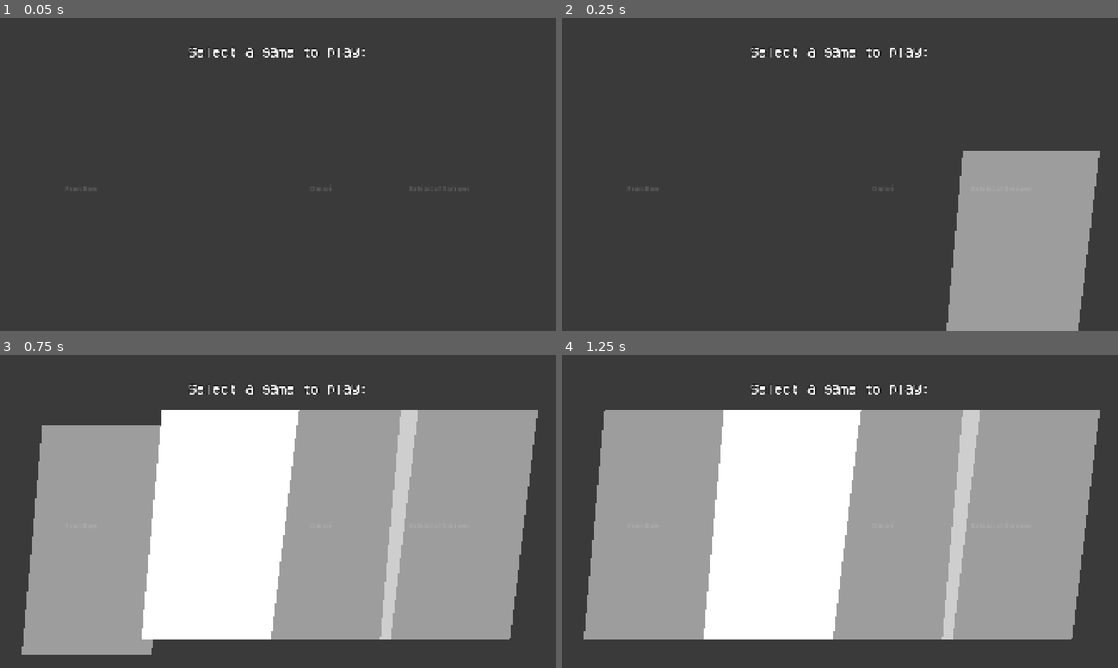
Above: before the commit, frames 1-4 (two rows, left to right).
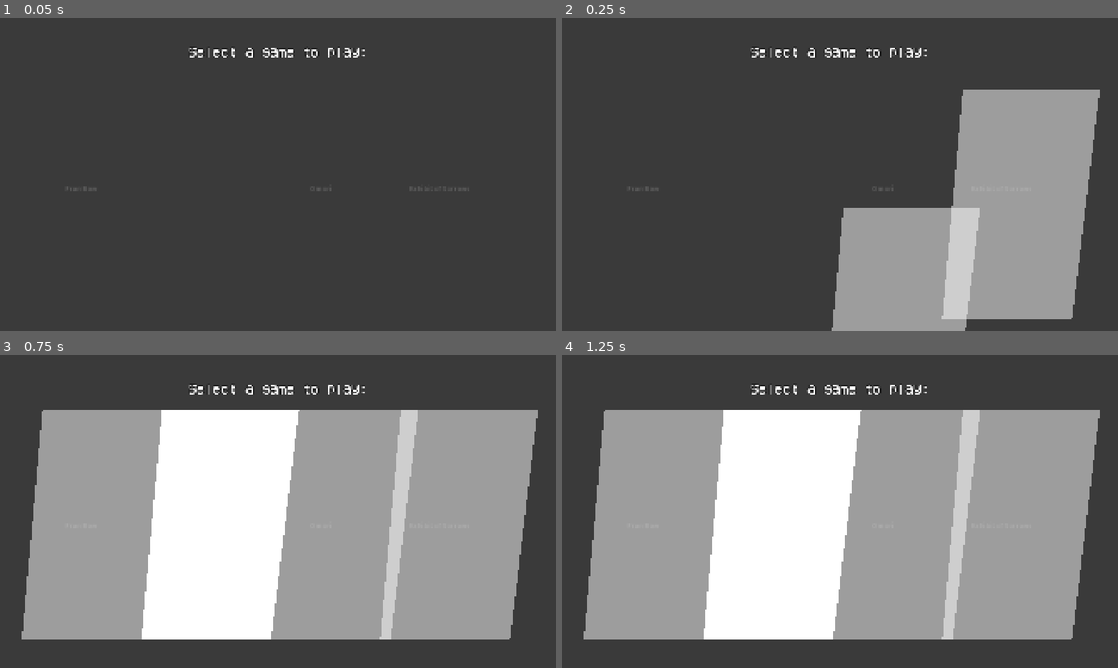
Above: after the commit, the same moments.

Repository: ThePeakersTM/FunkocopiaGodot
Game: Godot game, scene res://resources/game_selection.tscn
Two runs of this game, one before a commit and one after it. Both use one fixed random seed, a clock stepped at 60 frames per second and the inputs below. Sound files missing from this copy of the repository are replaced by a short silence.
Inputs (mouse positions are in pixels of both pictures, inside the frame that each line leads up to):
- Up to frame 1 (0.05 s): no input
- Up to frame 2 (0.25 s): no input
- Up to frame 3 (0.75 s): tap Enter at 0.5 s; move the mouse to (400, 495) at 0.52 s; press the mouse at (400, 495) at 0.53 s; hold D from 0.53 s (still down)
- Up to frame 4 (1.25 s): keep holding D

Frame 1 is identical in both runs. In frame 2, 16% of the frame differs, in the area x 48-97%, y 22-100%; in frame 3, 2.4%; in frame 4, nothing differs.

Commit message:
Made the file explorer work

Diff:
--- /dev/null
+++ b/assets/funkocopia/rooms/overlay/compooter/elements/Clockey.png.tres
@@ -0,0 +1,7 @@
+[gd_resource type="AtlasTexture" format=3 uid="uid://dp33fpwlbrvot"]
+
+[ext_resource type="Texture2D" uid="uid://dtosaugvlibl1" path="res://assets/funkocopia/rooms/overlay/compooter/compooter.png" id="1_r4h6e"]
+
+[resource]
+atlas = ExtResource("1_r4h6e")
+region = Rect2(0, 503, 48, 35)
--- /dev/null
+++ b/assets/funkocopia/rooms/overlay/compooter/elements/Doors.exe.tres
@@ -0,0 +1,7 @@
+[gd_resource type="AtlasTexture" format=3 uid="uid://ddcsq15827f3"]
+
+[ext_resource type="Texture2D" uid="uid://dtosaugvlibl1" path="res://assets/funkocopia/rooms/overlay/compooter/compooter.png" id="1_23y01"]
+
+[resource]
+atlas = ExtResource("1_23y01")
+region = Rect2(280, 237, 42, 40)
--- /dev/null
+++ b/assets/funkocopia/rooms/overlay/compooter/elements/FUCK.png.tres
@@ -0,0 +1,7 @@
+[gd_resource type="AtlasTexture" format=3 uid="uid://d24prvqtv54if"]
+
+[ext_resource type="Texture2D" uid="uid://dtosaugvlibl1" path="res://assets/funkocopia/rooms/overlay/compooter/compooter.png" id="1_ws5rq"]
+
+[resource]
+atlas = ExtResource("1_ws5rq")
+region = Rect2(49, 503, 36, 35)
--- /dev/null
+++ b/assets/funkocopia/rooms/overlay/compooter/elements/RICHARD.exe.tres
@@ -0,0 +1,7 @@
+[gd_resource type="AtlasTexture" format=3 uid="uid://cgptvhwkv64ey"]
+
+[ext_resource type="Texture2D" uid="uid://dtosaugvlibl1" path="res://assets/funkocopia/rooms/overlay/compooter/compooter.png" id="1_cv1kn"]
+
+[resource]
+atlas = ExtResource("1_cv1kn")
+region = Rect2(207, 275, 51, 40)
--- /dev/null
+++ b/assets/funkocopia/rooms/overlay/compooter/elements/TIMES_OUT.png.tres
@@ -0,0 +1,7 @@
+[gd_resource type="AtlasTexture" format=3 uid="uid://b7ibrii7rpt6o"]
+
+[ext_resource type="Texture2D" uid="uid://dtosaugvlibl1" path="res://assets/funkocopia/rooms/overlay/compooter/compooter.png" id="1_pxwo2"]
+
+[resource]
+atlas = ExtResource("1_pxwo2")
+region = Rect2(0, 467, 62, 35)
--- /dev/null
+++ b/assets/funkocopia/rooms/overlay/compooter/elements/cover.png.tres
@@ -0,0 +1,7 @@
+[gd_resource type="AtlasTexture" format=3 uid="uid://c51jglqwboum3"]
+
+[ext_resource type="Texture2D" uid="uid://dtosaugvlibl1" path="res://assets/funkocopia/rooms/overlay/compooter/compooter.png" id="1_ifpbv"]
+
+[resource]
+atlas = ExtResource("1_ifpbv")
+region = Rect2(88, 467, 40, 35)
--- /dev/null
+++ b/assets/funkocopia/rooms/overlay/compooter/elements/dont.png.tres
@@ -0,0 +1,7 @@
+[gd_resource type="AtlasTexture" format=3 uid="uid://d18g0o0qc0msv"]
+
+[ext_resource type="Texture2D" uid="uid://dtosaugvlibl1" path="res://assets/funkocopia/rooms/overlay/compooter/compooter.png" id="1_s2n4d"]
+
+[resource]
+atlas = ExtResource("1_s2n4d")
+region = Rect2(86, 503, 35, 35)
--- /dev/null
+++ b/assets/funkocopia/rooms/overlay/compooter/elements/gf.png.tres
@@ -0,0 +1,7 @@
+[gd_resource type="AtlasTexture" format=3 uid="uid://cpnxehs5sp1xy"]
+
+[ext_resource type="Texture2D" uid="uid://dtosaugvlibl1" path="res://assets/funkocopia/rooms/overlay/compooter/compooter.png" id="1_x7ur7"]
+
+[resource]
+atlas = ExtResource("1_x7ur7")
+region = Rect2(63, 467, 24, 35)
--- /dev/null
+++ b/assets/funkocopia/rooms/overlay/compooter/elements/icon.png.tres
@@ -0,0 +1,7 @@
+[gd_resource type="AtlasTexture" format=3 uid="uid://16fyegwknb3i"]
+
+[ext_resource type="Texture2D" uid="uid://dtosaugvlibl1" path="res://assets/funkocopia/rooms/overlay/compooter/compooter.png" id="1_jjx24"]
+
+[resource]
+atlas = ExtResource("1_jjx24")
+region = Rect2(54, 540, 33, 35)
--- /dev/null
+++ b/assets/funkocopia/rooms/overlay/compooter/elements/scrapped.png.tres
@@ -0,0 +1,7 @@
+[gd_resource type="AtlasTexture" format=3 uid="uid://c6bgky4lbi35j"]
+
+[ext_resource type="Texture2D" uid="uid://dtosaugvlibl1" path="res://assets/funkocopia/rooms/overlay/compooter/compooter.png" id="1_v443d"]
+
+[resource]
+atlas = ExtResource("1_v443d")
+region = Rect2(0, 540, 53, 35)
--- a/resources/funkocopia/scenes/game/overlays/computer_overlay.gd
+++ b/resources/funkocopia/scenes/game/overlays/computer_overlay.gd
@@ -4,14 +4,17 @@
 
 var folder_contents: Dictionary[String, Array] = {
 	"asfahik": [
-		"Doors.exe",
-		"RICHARD.exe"
+		#"Doors.exe",
+		#"RICHARD.exe"
 	],
-	"Gallery": Array(DirAccess.get_files_at(
+	"Gallery": (
+		func(a: Array):
+			a.sort_custom(func(x, y): return x.nocasecmp_to(y) < 0)
+			return a).call(Array(DirAccess.get_files_at(
 		_gallery_path
 	)).filter(func(file): return (
 		not file.ends_with(".import")
-	) and load(_gallery_path + "/" + file) is Texture2D)
+	) and load(_gallery_path + "/" + file) is Texture2D))
 }
 
 @onready var on_off_button := $OnOffButton
@@ -34,6 +37,11 @@
 @onready var file_explorer_scroll_bar_center := $ScreenElements/DesktopScreen/FileExplorer/ScrollBar/TextureRect
 @onready var file_explorer_disabled_scroller := $ScreenElements/DesktopScreen/FileExplorer/DisabledScroller
 @onready var file_explorer_exit := $ScreenElements/DesktopScreen/FileExplorer/CloseButton
+@onready var file_explorer_inside_area := $ScreenElements/DesktopScreen/FileExplorer/InsideArea
+@onready var file_explorer_items_area := $ScreenElements/DesktopScreen/FileExplorer/InsideArea/ScrollingArea
+
+var touching_file_explorer_scroll_bar_up_button := false
+var touching_file_explorer_scroll_bar_down_button := false
 
 var did_play_button_sound := false
 
@@ -80,14 +88,55 @@
 	file_explorer.visible   = false
 	accounts.play("invis")
 
-func _load_element_texture(app_name: String) -> AtlasTexture:
-	return load("res://assets/funkocopia/rooms/overlay/compooter/elements/" + app_name + ".tres")
+func _load_element_texture(app_name: String) -> Texture2D:
+	var full_path = "res://assets/funkocopia/rooms/overlay/compooter/elements/" + app_name + ".tres"
+	if not FileAccess.file_exists(full_path):
+		push_warning("Failed to load texture with filename of \"%s\"." % full_path)
+		return load("res://assets/funkocopia/rooms/overlay/compooter/compooter.png")
+	return load(full_path)
 
 func _open_file_explorer(folder: String) -> void:
+	for i in file_explorer_items_area.get_children():
+		i.queue_free()
+
 	file_explorer.visible = true
-	var _inside_folder: Array = folder_contents[folder]
-	file_explorer_disabled_scroller.visible = true
-	file_explorer_scroll_bar.visible = false
+	var inside_folder: Array = folder_contents[folder]
+	var row := 1.0
+	var col := 0.0
+	for item: String in inside_folder:
+		var item_texture = _load_element_texture(item)
+
+		var element := TextureButton.new()
+		element.name = item.replace(".", "#")
+		element.mouse_default_cursor_shape = Control.CURSOR_POINTING_HAND
+		element.action_mode = BaseButton.ACTION_MODE_BUTTON_PRESS
+		element.texture_normal = item_texture
+		element.size.x = item_texture.get_width()
+		element.size.y = item_texture.get_height()
+		element.position = Vector2(row, col)
+		element.pressed.connect(func():
+			if desktop_screen.visible:
+				if file_explorer.visible:
+					if Options.double_pressed("left_click"):
+						_on_open_app(element.name)
+		)
+		file_explorer_items_area.add_child(element)
+
+		row += element.size.x + 3
+		if row > file_explorer.texture.get_width() - 48:
+			row = 1
+			col += 37
+
+	var height := col + 35
+
+	if height > 90:
+		file_explorer_disabled_scroller.visible = false
+		file_explorer_scroll_bar.visible = true
+		file_explorer_scroll_bar.max_value = height / 90.0
+	else:
+		file_explorer_disabled_scroller.visible = true
+		file_explorer_scroll_bar.visible = false
+
 
 func _on_open_app(app_name: String) -> void:
 	var app_name_ext := app_name.rsplit(".", true, 1)
@@ -95,6 +144,8 @@
 	var is_folder := app_ext == ""
 	if is_folder:
 		_open_file_explorer(app_name)
+
+const _arrow_change_value := 0.1
 
 func _ready() -> void:
 	print(folder_contents["Gallery"])
@@ -128,6 +179,13 @@
 			if file_explorer.visible and not (false):
 				file_explorer.visible = false
 	)
+
+	file_explorer_scroll_bar_up_button.mouse_entered.connect(func(): touching_file_explorer_scroll_bar_up_button = true )
+	file_explorer_scroll_bar_up_button.mouse_exited.connect( func(): touching_file_explorer_scroll_bar_up_button = false)
+
+	file_explorer_scroll_bar_down_button.mouse_entered.connect(func(): touching_file_explorer_scroll_bar_down_button = true )
+	file_explorer_scroll_bar_down_button.mouse_exited.connect( func(): touching_file_explorer_scroll_bar_down_button = false)
+
 	super._ready()
 
 const ICON_SUMMON_DELAY := 0.25
@@ -193,4 +251,16 @@
 					file_explorer_scroll_bar,
 					1
 				) - 3)
+				file_explorer_items_area.position.y = (
+					file_explorer_scroll_bar.value * -90
+				)
+				if Options.das("left_click"):
+					if touching_file_explorer_scroll_bar_down_button:
+						file_explorer_scroll_bar.value += _arrow_change_value
+						if file_explorer_scroll_bar.value > file_explorer_scroll_bar.max_value:
+							file_explorer_scroll_bar.value = file_explorer_scroll_bar.max_value
+					if touching_file_explorer_scroll_bar_up_button:
+						file_explorer_scroll_bar.value -= _arrow_change_value
+						if file_explorer_scroll_bar.value < file_explorer_scroll_bar.min_value:
+							file_explorer_scroll_bar.value = file_explorer_scroll_bar.min_value
 	super._process(delta)
--- a/resources/funkocopia/scenes/game/overlays/computer_overlay.tscn
+++ b/resources/funkocopia/scenes/game/overlays/computer_overlay.tscn
@@ -316,6 +316,23 @@
 texture = SubResource("AtlasTexture_p7od3")
 centered = false
 
+[node name="InsideArea" type="Control" parent="ScreenElements/DesktopScreen/FileExplorer" unique_id=2007875299]
+clip_contents = true
+layout_mode = 3
+anchors_preset = 0
+offset_left = 4.0
+offset_top = 16.0
+offset_right = 136.0
+offset_bottom = 106.0
+
+[node name="ScrollingArea" type="Control" parent="ScreenElements/DesktopScreen/FileExplorer/InsideArea" unique_id=1845773166]
+layout_mode = 1
+anchors_preset = 15
+anchor_right = 1.0
+anchor_bottom = 1.0
+grow_horizontal = 2
+grow_vertical = 2
+
 [node name="DisabledScroller" type="Sprite2D" parent="ScreenElements/DesktopScreen/FileExplorer" unique_id=2080370083]
 position = Vector2(137, 16)
 texture = SubResource("AtlasTexture_vby3f")
@@ -331,6 +348,7 @@
 mouse_default_cursor_shape = 8
 
 [node name="ScrollBar" type="VScrollBar" parent="ScreenElements/DesktopScreen/FileExplorer" unique_id=1507228781]
+visible = false
 offset_left = 137.0
 offset_top = 24.0
 offset_right = 144.0
@@ -362,24 +380,28 @@
 offset_top = -8.0
 offset_right = 7.0
 offset_bottom = -1.0
+mouse_default_cursor_shape = 2
 theme_override_font_sizes/font_size = 6
 theme_override_styles/normal = SubResource("StyleBoxEmpty_f6a36")
 theme_override_styles/pressed = SubResource("StyleBoxEmpty_t5jfb")
 theme_override_styles/hover = SubResource("StyleBoxEmpty_5pd38")
 theme_override_styles/disabled = SubResource("StyleBoxEmpty_p7od3")
 theme_override_styles/focus = SubResource("StyleBoxEmpty_vby3f")
+action_mode = 0
 
 [node name="Down" type="Button" parent="ScreenElements/DesktopScreen/FileExplorer/ScrollBar" unique_id=540878780]
 layout_mode = 0
 offset_top = 75.0
 offset_right = 7.0
 offset_bottom = 82.0
+mouse_default_cursor_shape = 2
 theme_override_font_sizes/font_size = 6
 theme_override_styles/normal = SubResource("StyleBoxEmpty_f6a36")
 theme_override_styles/pressed = SubResource("StyleBoxEmpty_t5jfb")
 theme_override_styles/hover = SubResource("StyleBoxEmpty_5pd38")
 theme_override_styles/disabled = SubResource("StyleBoxEmpty_p7od3")
 theme_override_styles/focus = SubResource("StyleBoxEmpty_vby3f")
+action_mode = 0
 
 [node name="CloseButton" type="TextureButton" parent="ScreenElements/DesktopScreen/FileExplorer" unique_id=2059693041]
 anchors_preset = 1
--- a/resources/game_seletcion.gd
+++ b/resources/game_seletcion.gd
@@ -66,14 +66,14 @@
 		game.pressed.connect(func(): _on_launch(game, game_methods[i]))
 		game.get_node("Polygon2D").offset.y = 600
 		game.disabled = true
-		get_tree().create_timer(base_z/8.0).timeout.connect(func():
+		get_tree().create_timer(base_z/10.0).timeout.connect(func():
 			var tween = create_tween()
 			tween.set_trans(Tween.TRANS_CUBIC).set_ease(Tween.EASE_OUT)
 			tween.tween_property(
 				game.get_node("Polygon2D"),
 				"offset:y",
 				0,
-				0.4
+				0.25
 			).finished.connect(func():
 				if game.mouse_filter == MOUSE_FILTER_STOP:
 					game.disabled = false
--- a/resources/options.gd
+++ b/resources/options.gd
@@ -39,7 +39,7 @@
 			if _double_press_times[key] == 2:
 				return true
 		else:
-			_double_press_times[key] = 0
+			_double_press_times[key] = 1
 		_double_press_timers[key] = Time.get_ticks_msec()
 	return false
 #endregion
@@ -52,12 +52,12 @@
 
 func das(key: StringName) -> bool:
 	if not _das_repeat_timers.has(key):
-		_das_repeat_timers[key] = 0.0
+		_das_repeat_timers[key] = initial_das_delay
 	if not _das_check_for_repeat.has(key):
-		_das_check_for_repeat[key] = false
+		_das_check_for_repeat[key] = true
 	return _das_check_for_repeat[key]
 
-func _process(delta: float) -> void:
+func update_das(delta: float) -> void:
 	for key in _das_check_for_repeat.keys():
 		_das_check_for_repeat[key] = false
 
@@ -71,3 +71,9 @@
 				_das_check_for_repeat[key] = true
 				_das_repeat_timers[key] = das_repeat_rate
 #endregion
+
+var _last_delta := 0.0
+
+func _process(delta: float) -> void:
+	update_das(delta)
+	_last_delta = delta
